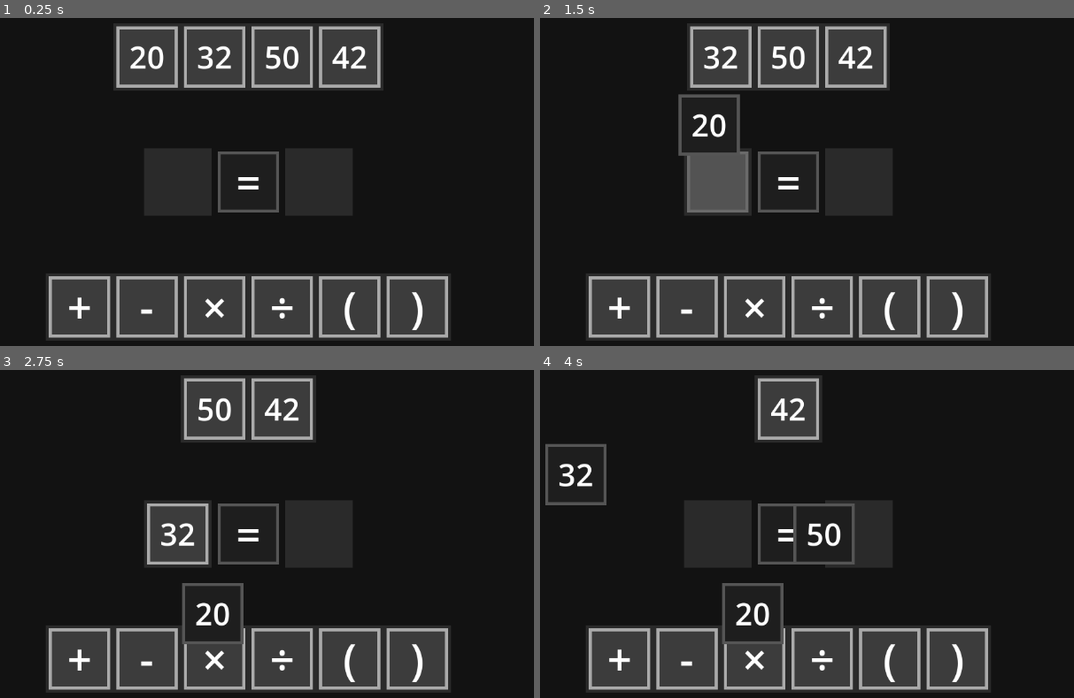
Above: before the commit, frames 1-4 (two rows, left to right).
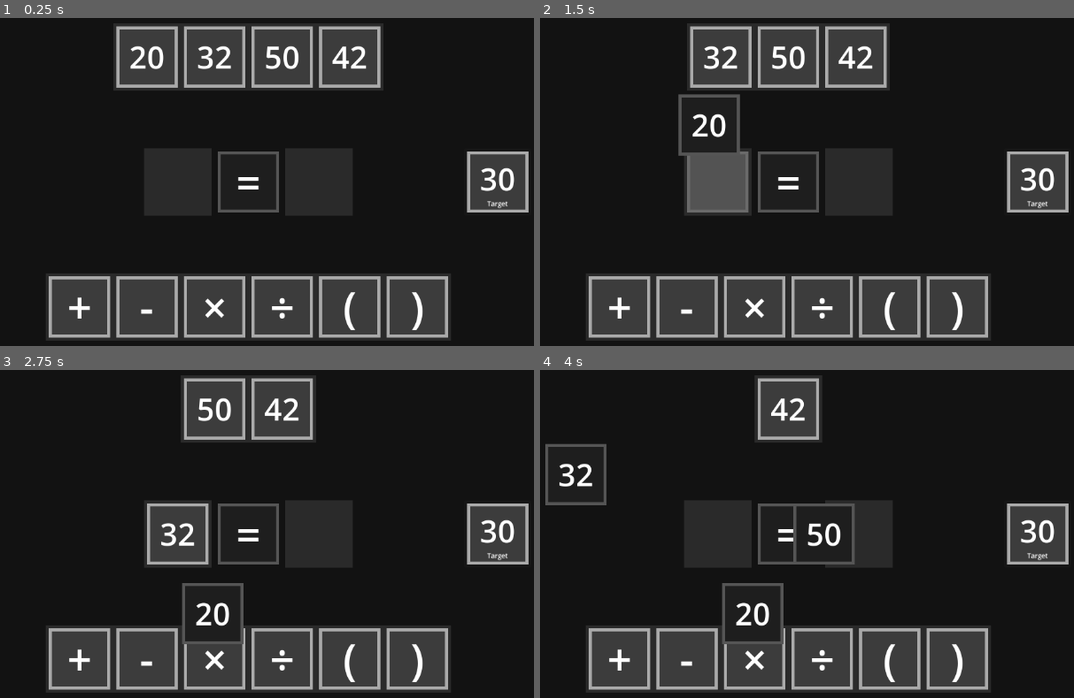
Above: after the commit, the same moments.

Repository: PeckyChicken/four-numbers
Game: Godot game, scene res://main.tscn
Same seed, same stepped clock (60 frames per second), same inputs: the game is played once before the commit and once after it.
Inputs (mouse positions are in pixels of both pictures, inside the frame that each line leads up to):
- Up to frame 1 (0.25 s): no input
- Up to frame 2 (1.5 s): tap Enter at 0.5 s; drag from (790, 182) to (860, 93) at 0.52 s; tap Space at 1.25 s; drag from (689, 57) to (753, 260) at 1.27 s
- Up to frame 3 (2.75 s): tap Enter at 2 s; move the mouse to (181, 409) at 2.02 s; click (181, 409) at 2.17 s
- Up to frame 4 (4 s): tap Space at 2.75 s; drag from (716, 534) to (577, 474) at 2.77 s; tap Enter at 3.5 s; drag from (753, 409) to (823, 534) at 3.52 s

The runs differ from the first frame. In frame 1, 2.2% of the frame differs, in the area x 87-100%, y 40-60%; in frame 2, 2.2%; in frame 3, 2.2%; in frame 4, 2.2%.

Commit message:
FEATURE: Target added

Diff:
--- a/main.gd
+++ b/main.gd
@@ -10,6 +10,20 @@
 }
 @onready var containers: Array[Control] = [$Equation/Expression,$Storage,$Operations,$Equation/Answer]
 
+var target = 30
+var target_tile: NumberTile
+@onready var NUMBER_TILE_SCENE: PackedScene = load("res://number_tile.tscn")
+
 # Called when the node enters the scene tree for the first time.
 func _ready() -> void:
-	pass
+	create_target_tile()
+
+func create_target_tile():
+	for prev_tile in $Target/Symbols.get_children():
+		prev_tile.queue_free()
+	target_tile = NUMBER_TILE_SCENE.instantiate()
+	target_tile.type = Tiles.STATIC
+	target_tile.number = target
+	target_tile.expression = "Target"
+
+	$Target/Symbols.add_child(target_tile)
--- a/main.tscn
+++ b/main.tscn
@@ -239,3 +239,32 @@
 
 [node name="AudioStreamPlayer2D" type="AudioStreamPlayer2D" parent="."]
 script = ExtResource("8_5vw27")
+
+[node name="Target" type="PanelContainer" parent="."]
+custom_minimum_size = Vector2(100, 100)
+layout_mode = 1
+anchors_preset = -1
+anchor_left = 0.9
+anchor_top = 0.5
+anchor_right = 0.9
+anchor_bottom = 0.5
+offset_left = -110.0
+offset_top = -55.0
+offset_bottom = 55.0
+grow_horizontal = 0
+grow_vertical = 2
+mouse_filter = 2
+
+[node name="Symbols" type="HBoxContainer" parent="Target"]
+modulate = Color(2, 2, 2, 1)
+custom_minimum_size = Vector2(100, 100)
+layout_mode = 2
+size_flags_horizontal = 4
+size_flags_vertical = 4
+theme_type_variation = &"box"
+theme_override_constants/separation = 10
+alignment = 1
+script = ExtResource("4_1bvp3")
+max_size = 1
+allowed_tiles = Array[int]([0, 1, 2])
+container_type = 2
